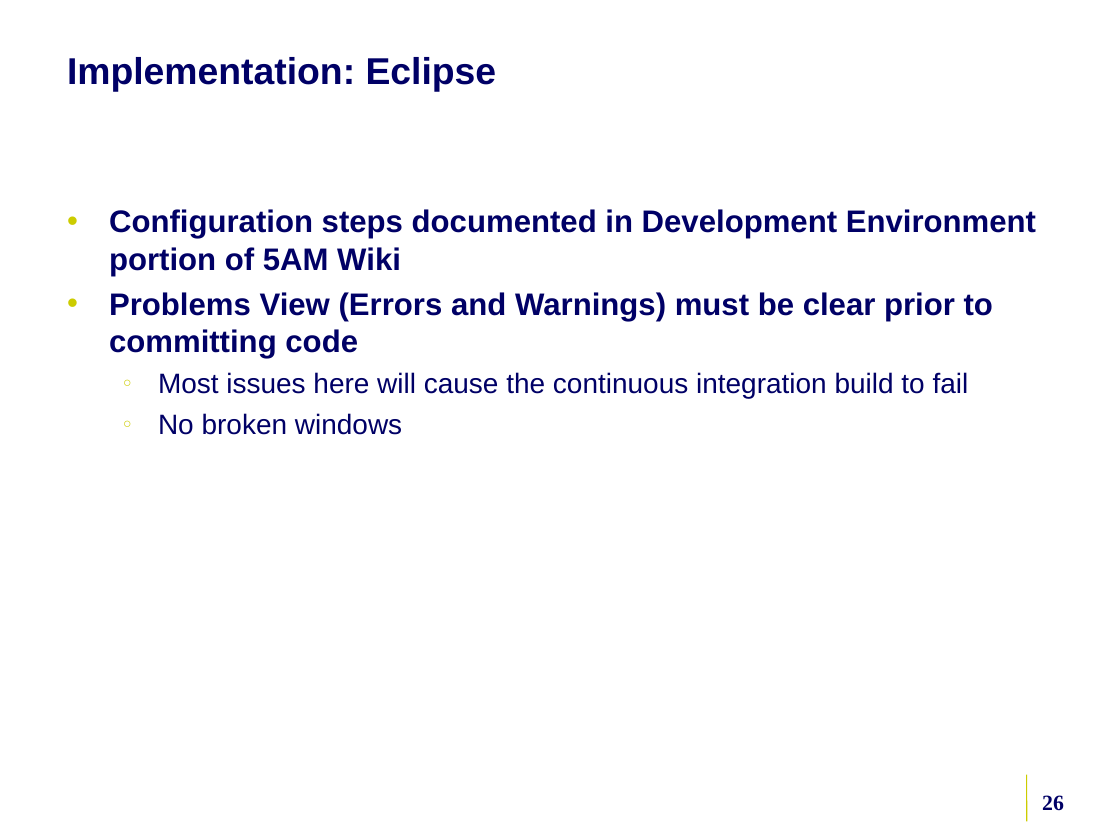
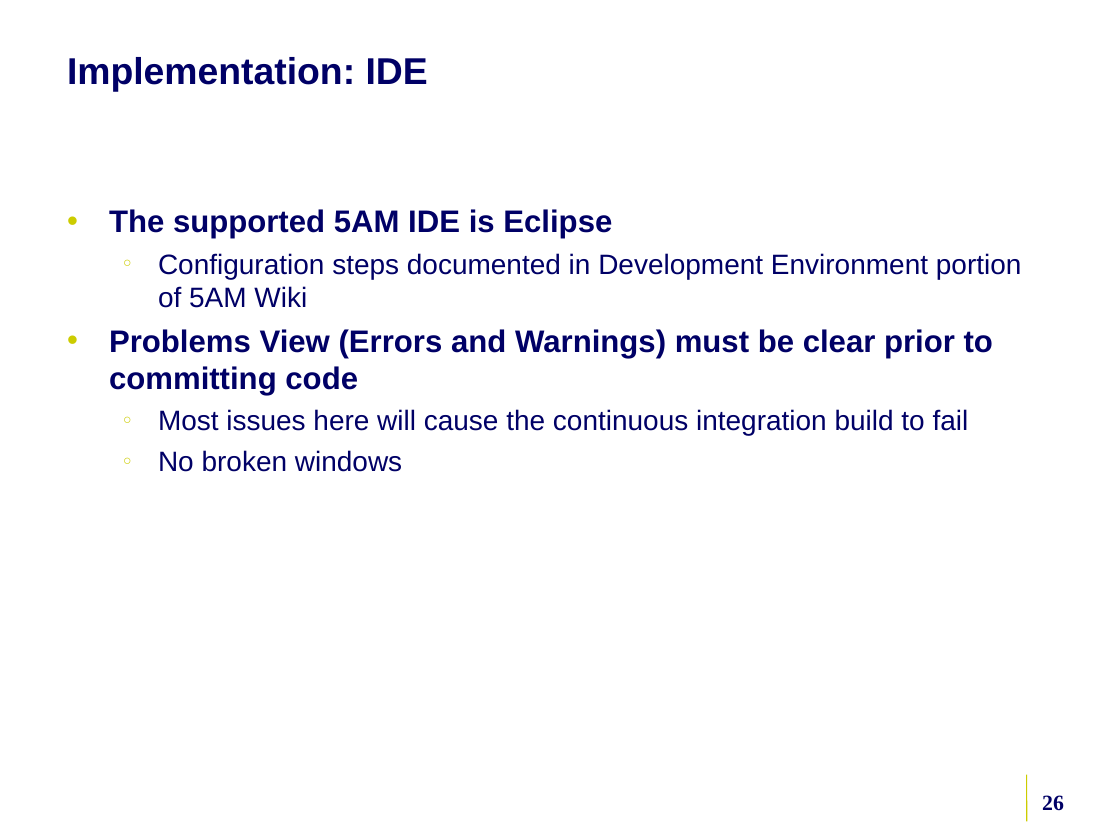
Before and after one commit to NCIP/caarray-docs, a slide deck: slide 26 of environment/references/5am_ncicb_development_process.ppt. Drawn at 1120x840 pixels with LibreOffice and Linux fonts; fonts in the diff are those of the drawing; background and template pictures are left out. Boxes give left, top, right and bottom in pixels: in the first picture for what was removed or moved away, otherwise in the second. Text is boxed around its words. In the diff, an @@ line names an element or a change of style, - is before the commit and + after.

```diff
--- a/environment/references/5am_ncicb_development_process.ppt
+++ b/environment/references/5am_ncicb_development_process.ppt
@@ title at (67, 57, 428, 92): text changed @@
-Implementation: Eclipse
+Implementation: IDE
@@ text at (109, 209, 612, 239): paragraph added @@
+• The supported 5AM IDE is Eclipse
@@ text at (158, 253, 1022, 308): size 20 to 18 pt, bold off in "Configuration steps documented in Development Environment po ..."; bullet • to ○; list level 1 to 2 in "Configuration steps documented in Development ..." @@
```
Also in this commit, not shown: 9 other slides changed, 9 slides added, 7 slides removed.
